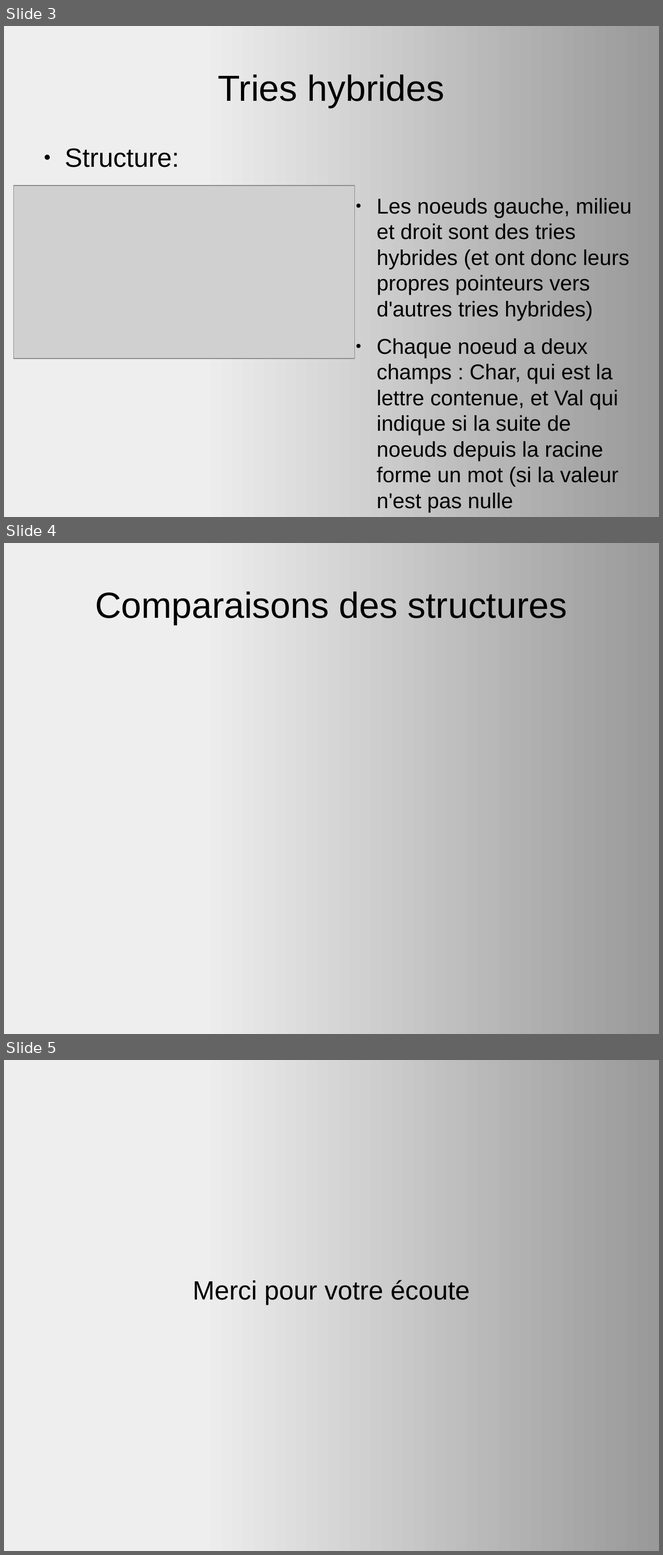
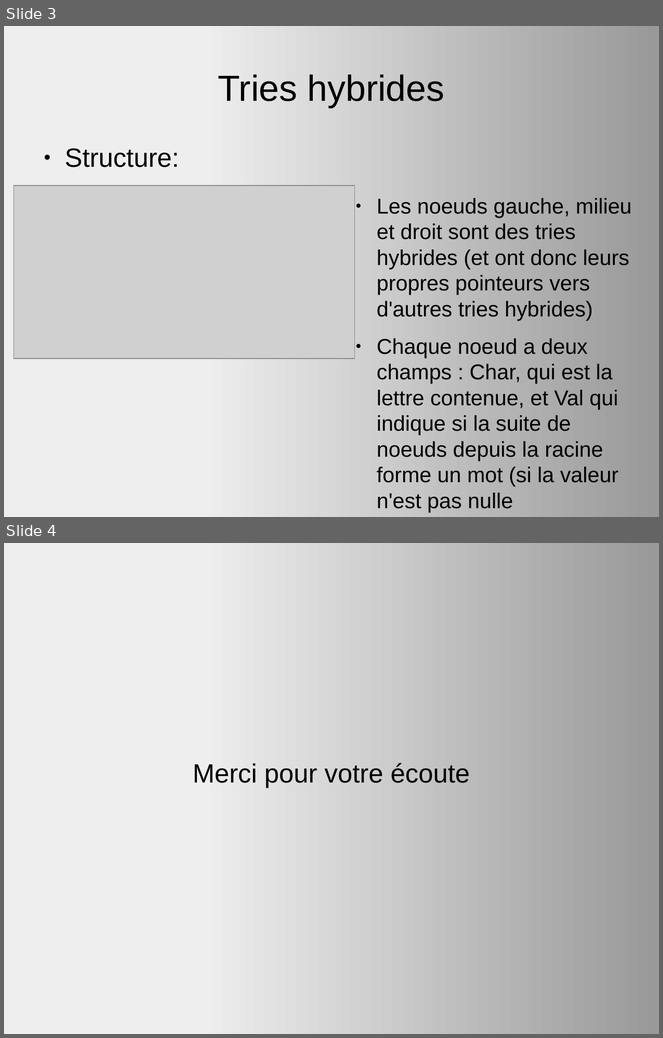
Before and after one commit to Krihox/algavproject, a slide deck: ALGAV/rapport/diapo_ALGAV.odp. Shown one above the other, each under a label of ours: slides 3, 4 and 5 before the commit, slides 3 and 4 after it. The pictures are 663x1555 and 663x1038 pixels, drawn with LibreOffice and Linux fonts; fonts in the diff are those of the drawing; grey boxes stand for pictures. Boxes give left, top, right and bottom in pixels: in the first picture for what was removed or moved away, otherwise in the second. Text is boxed around its words. In the diff, an @@ line names an element or a change of style, - is before the commit and + after.

```diff
--- a/ALGAV/rapport/diapo_ALGAV.odp
+++ b/ALGAV/rapport/diapo_ALGAV.odp
@@ slide 4 removed at <box>4,543,659,1034</box>, background gradient #EEEEEE to #999999 @@
@@ title removed at <box>95,591,567,625</box> @@
-Comparaisons des structures
@@ what was slide 5 is now slide 4 @@
```
Also in this commit, not shown: 1 slide changed, 5 other files.
